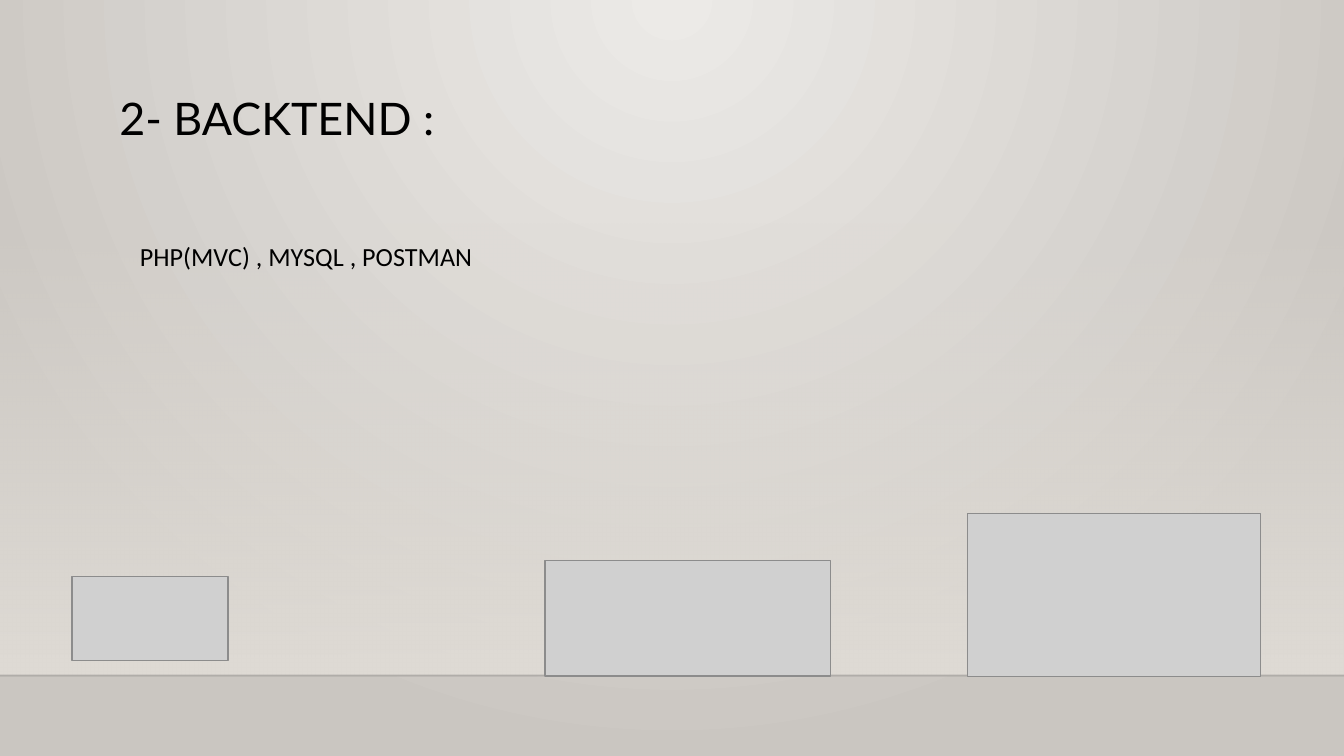
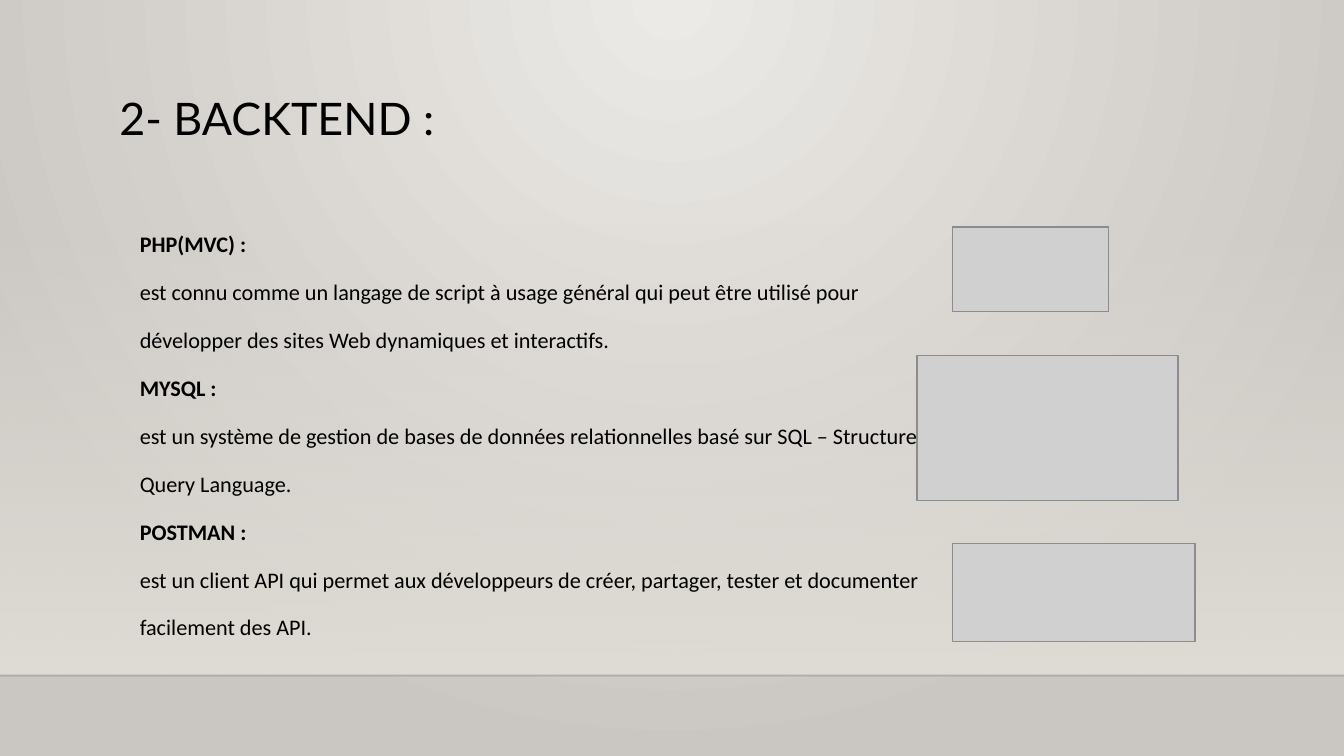
Before and after one commit to ghrabla/kleider1933-website, a slide deck: slide 15 of UML/presentationfilrouge.pptx. Drawn at 1344x756 pixels with LibreOffice and Linux fonts; fonts in the diff are those of the drawing; grey boxes stand for pictures; background and template pictures are left out. Boxes give left, top, right and bottom in pixels: in the first picture for what was removed or moved away, otherwise in the second. Text is boxed around its words. In the diff, an @@ line names an element or a change of style, - is before the commit and + after.

```diff
--- a/UML/presentationfilrouge.pptx
+++ b/UML/presentationfilrouge.pptx
@@ text at (x1=140, y1=235, x2=929, y2=635): text changed; size 14 to 11.9 pt @@
-PHP(MVC) , MYSQL , POSTMAN
+PHP(MVC) :
+est connu comme un langage de script à usage général qui peut être utilisé pour développer des sites Web dynamiques et interactifs.
+MYSQL :
+est un système de gestion de bases de données relationnelles basé sur SQL – Structured Query Language.
+POSTMAN :
+est un client API qui permet aux développeurs de créer, partager, tester et documenter facilement des API.
@@ picture moved from (x1=73, y1=577, x2=228, y2=661) to (x1=953, y1=227, x2=1109, y2=312) @@
@@ picture resized from (x1=968, y1=513, x2=1261, y2=676) to (x1=917, y1=355, x2=1177, y2=500) @@
@@ picture resized from (x1=546, y1=560, x2=831, y2=676) to (x1=953, y1=543, x2=1195, y2=641) @@
```
Also in this commit, not shown: 7 other slides changed, 2 slides added, 1 slide removed, 25 other files.
